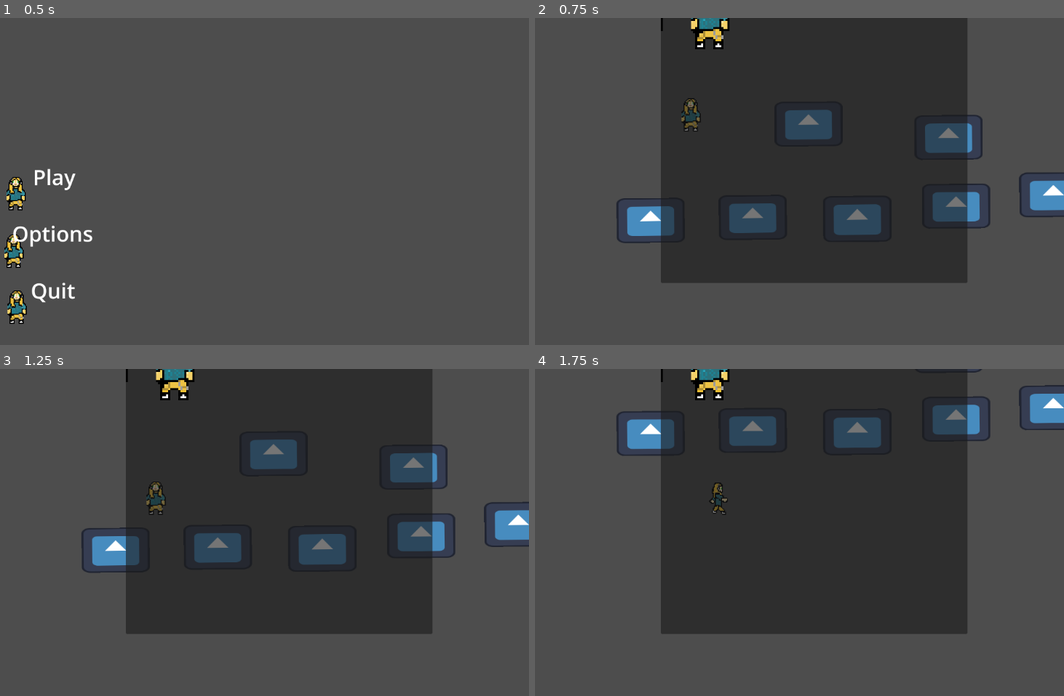
Above: before the commit, frames 1-4 (two rows, left to right).
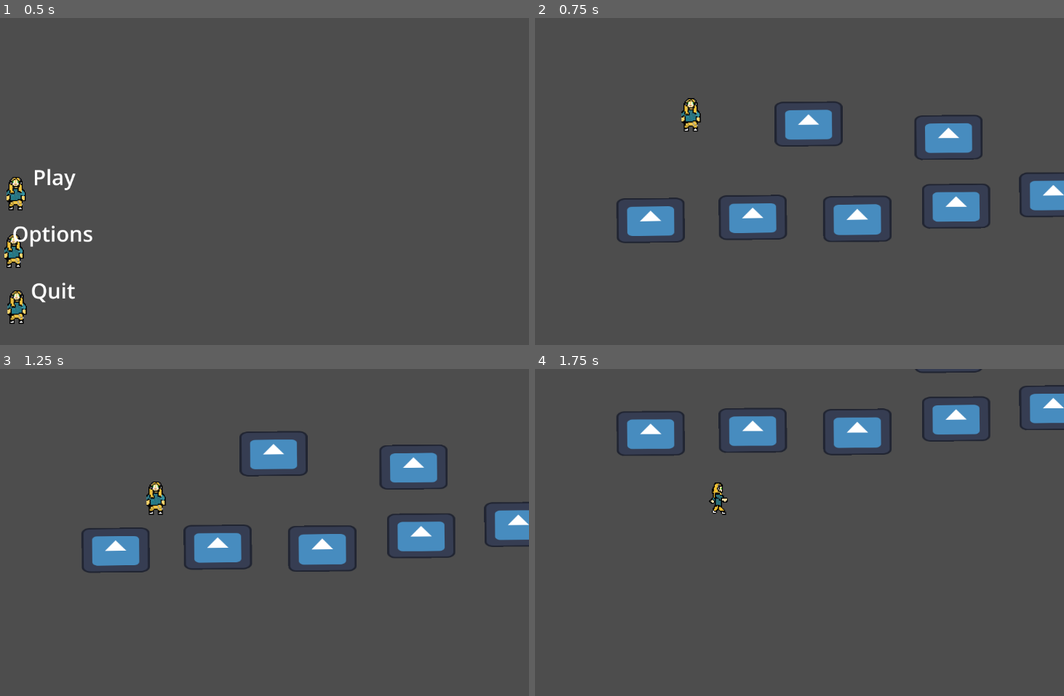
Above: after the commit, the same moments.

Repository: TalesMarc/AngelaCultoRepository
Game: Godot game, scene res://inicio.tscn
Same seed, same stepped clock (60 frames per second), same inputs: the game is played once before the commit and once after it. The engine's default icon, where the game draws it, is replaced by a stand-in: a white triangle on a blue panel in a dark square.
Inputs:
- Up to frame 1 (0.5 s): no input
- Up to frame 2 (0.75 s): click "Play" at 0.5 s
- Up to frame 3 (1.25 s): no input
- Up to frame 4 (1.75 s): hold D (move_right) from 1.28 s (still down); tap Space (jump) at 1.52 s

Frame 1 is identical in both runs. In frame 2, 46% of the frame differs, in the area x 23-82%, y 0-81%; in frame 3, 46%; in frame 4, 46%.

Commit message:
Atualização automática do projeto

Diff:
--- a/node_2d.tscn
+++ b/node_2d.tscn
@@ -213,12 +213,13 @@
 shape = SubResource("RectangleShape2D_q6r6c")
 
 [node name="PauseMenu" type="CanvasLayer" parent="."]
+visible = false
 
 [node name="PanelContainer" type="PanelContainer" parent="PauseMenu"]
-offset_left = 354.0
-offset_top = -138.0
-offset_right = 961.0
-offset_bottom = 525.0
+offset_left = 431.0
+offset_top = 136.0
+offset_right = 1038.0
+offset_bottom = 799.0
 
 [node name="TextureButton" type="TextureButton" parent="PauseMenu/PanelContainer"]
 layout_mode = 2
